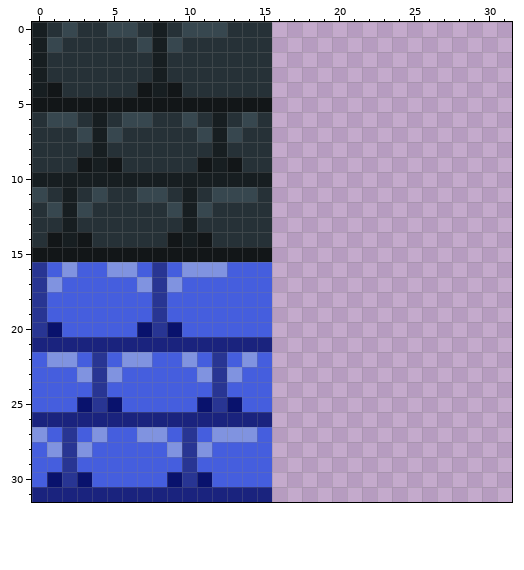
File history of a pixel-art sprite, Assets/Art/Sprites/blocks.png. That is the earlier state.
The file is 32x32 pixels.
After the commit:
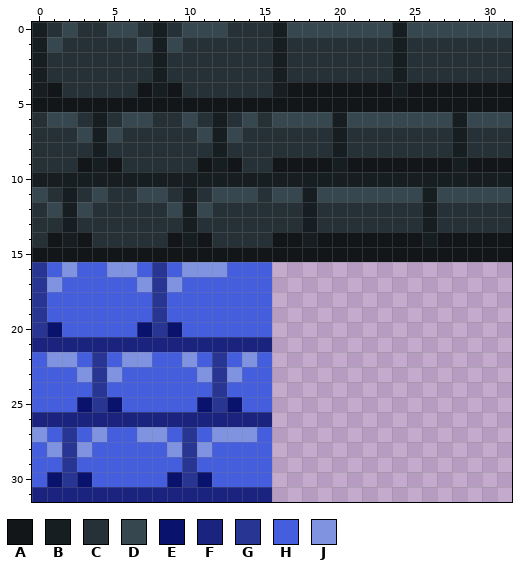
Palette (. is transparent): A #121618  B #171e21  C #263137  D #37474f  E #09126d  F #1a237e  G #283593  H #455ede  J #8093e0
The edit:
Changed rows in their new state; - is an unchanged pixel.
first column x 16:
 0 BDDDDDDDBDDDDDDD
 1 BCCCCCCCBCCCCCCC
 2 BCCCCCCCBCCCCCCC
 3 BCCCCCCCBCCCCCCC
 4 BAAAAAAABAAAAAAA
 5 AAAAAAAAAAAAAAAA
 6 DDDDBDDDDDDDBDDD
 7 CCCCBCCCCCCCBCCC
 8 CCCCBCCCCCCCBCCC
 9 AAAABAAAAAAABAAA
10 BBBBBBBBBBBBBBBB
11 DDBDDDDDDDBDDDDD
12 CCBCCCCCCCBCCCCC
13 CCBCCCCCCCBCCCCC
14 AABAAAAAAABAAAAA
15 AAAAAAAAAAAAAAAA
